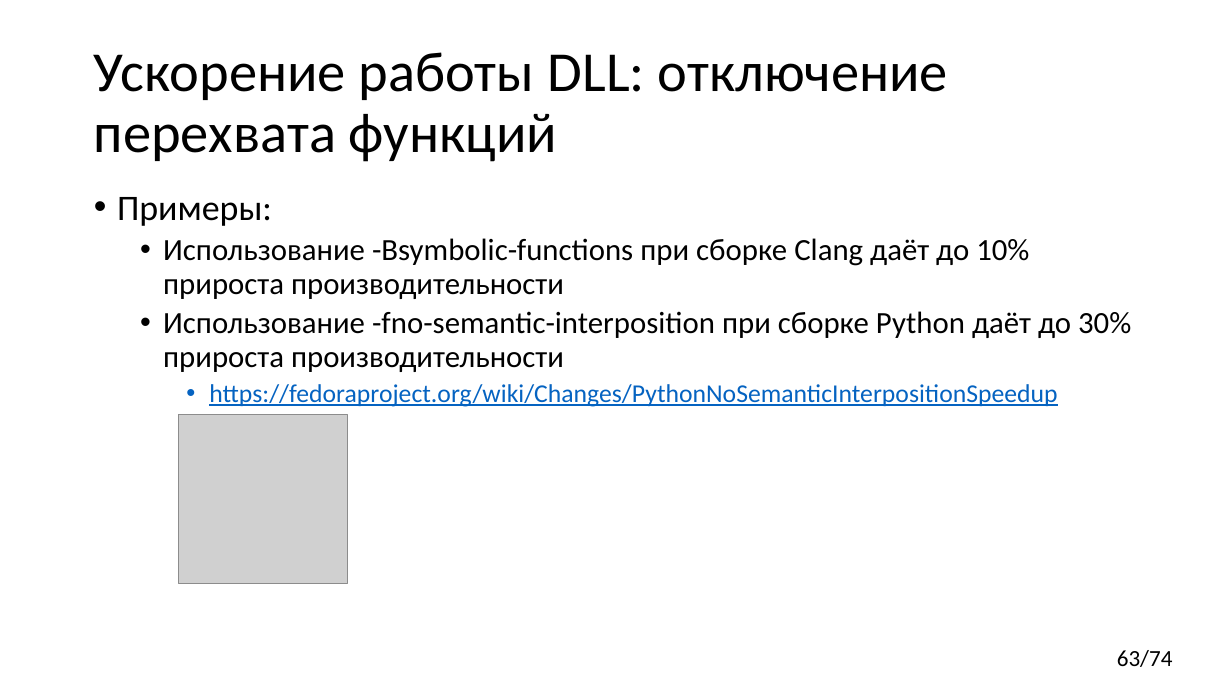
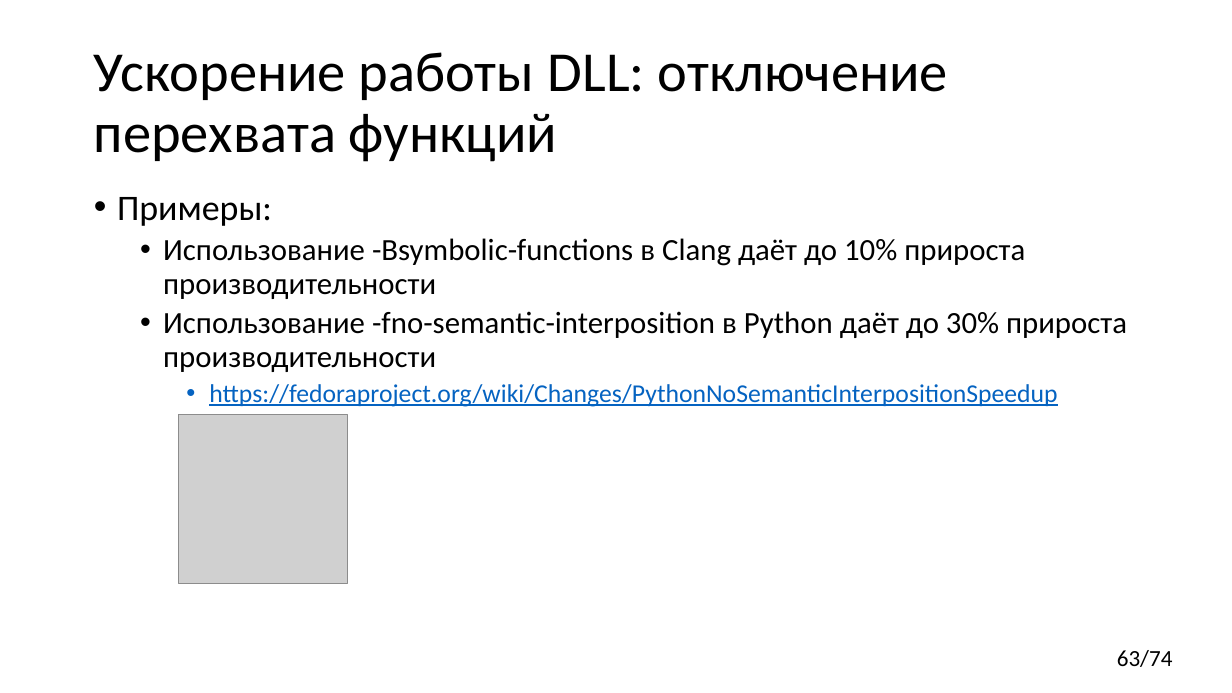
Before and after one commit to yugr/CppRussia, a slide deck: slide 63 of 2024/RU.pptx. Drawn at 1232x693 pixels with LibreOffice and Linux fonts; fonts in the diff are those of the drawing; grey boxes stand for pictures. Boxes give left, top, right and bottom in pixels: in the first picture for what was removed or moved away, otherwise in the second. Text is boxed around its words. In the diff, an @@ line names an element or a change of style, - is before the commit and + after.

Commit message:
Minor fixes.

```diff
--- a/2024/RU.pptx
+++ b/2024/RU.pptx
@@ text at <box>163,238,1127,372</box>: text changed @@
-  • Использование -Bsymbolic-functions при сборке Clang даёт до 10% прироста производительности
-  • Использование -fno-semantic-interposition при сборке Python даёт до 30% прироста производительности
+  • Использование -Bsymbolic-functions в Clang даёт до 10% прироста производительности
+  • Использование -fno-semantic-interposition в Python даёт до 30% прироста производительности
```
Also in this commit, not shown: 1 other slide changed.
